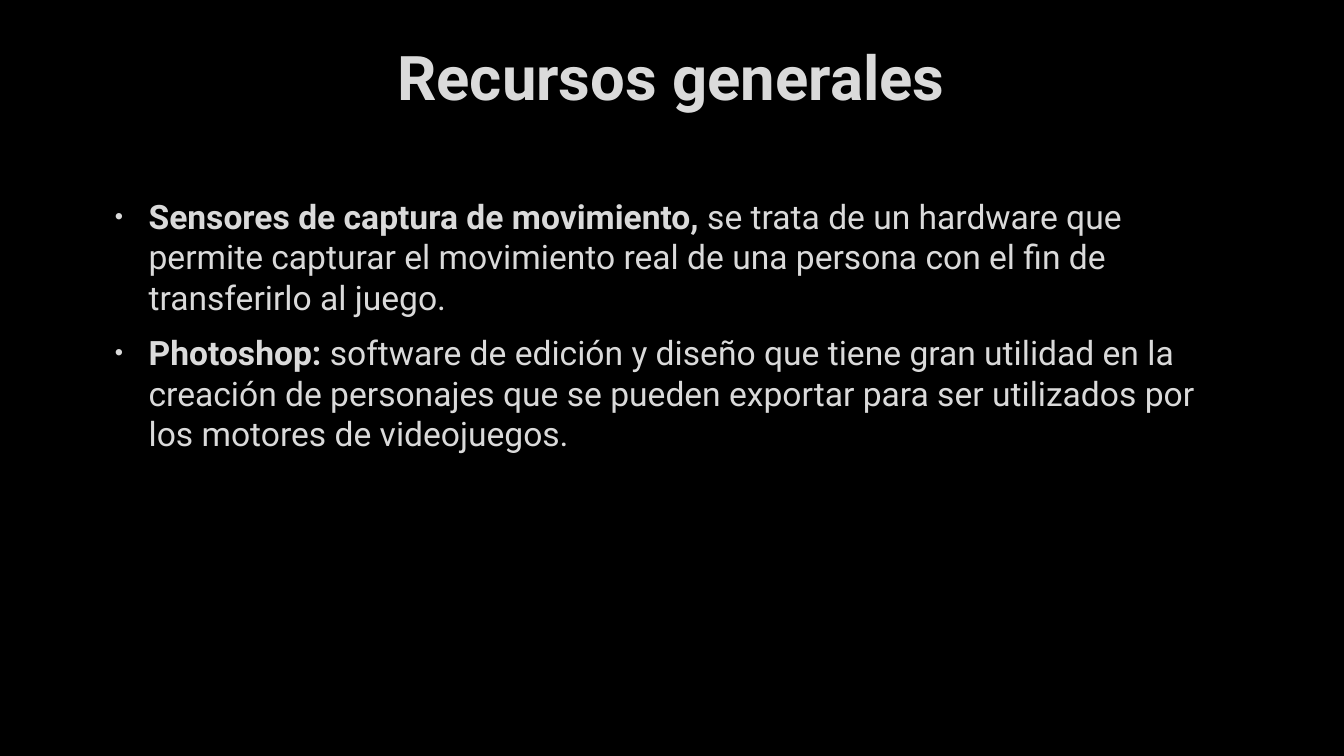
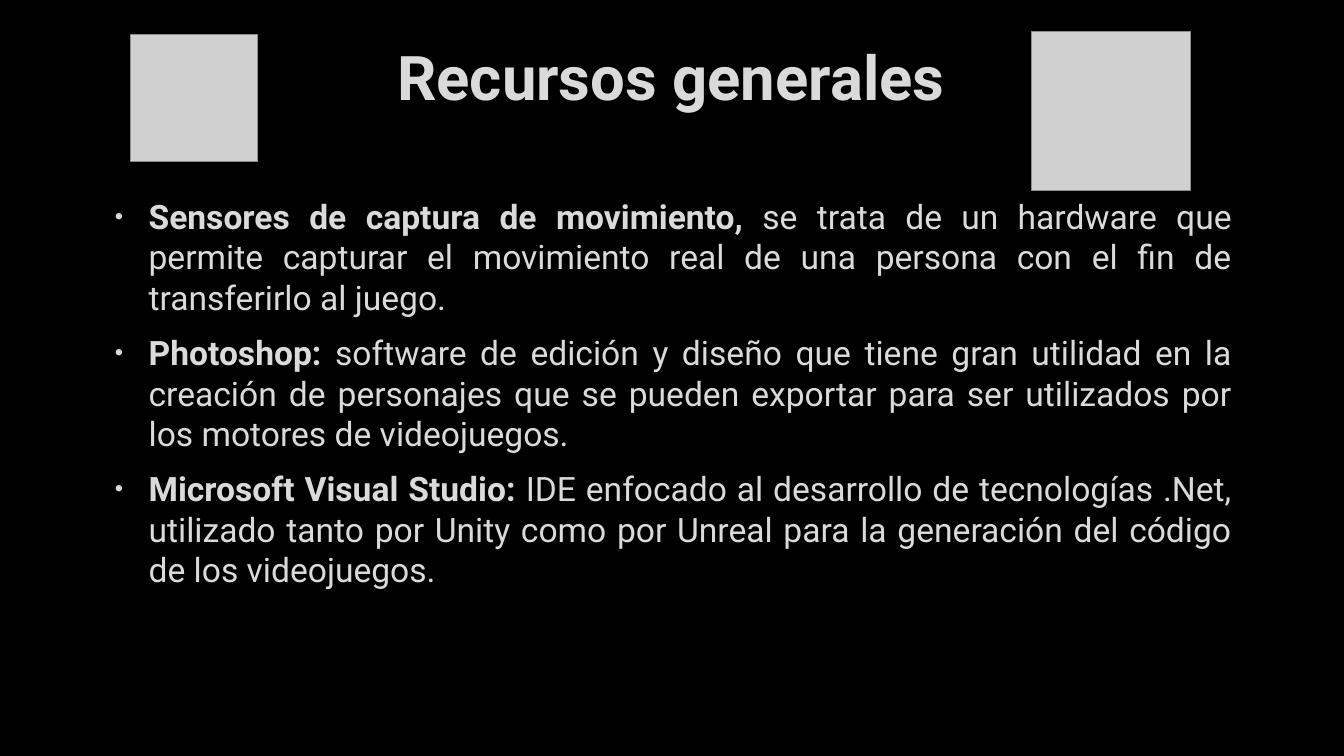
Before and after one commit to laiapc/TG1, a slide deck: slide 14 of Presentación TG1.pptx. Drawn at 1344x756 pixels with LibreOffice and Linux fonts; fonts in the diff are those of the drawing; grey boxes stand for pictures; background and template pictures are left out. Boxes give left, top, right and bottom in pixels: in the first picture for what was removed or moved away, otherwise in the second. Text is boxed around its words. In the diff, an @@ line names an element or a change of style, - is before the commit and + after.

```diff
--- a/Presentación TG1.pptx
+++ b/Presentación TG1.pptx
@@ picture added at bbox=[131, 34, 258, 161] @@
@@ picture added at bbox=[1031, 31, 1191, 191] @@
@@ text at bbox=[149, 203, 1231, 453]: alignment left to justified @@
@@ text at bbox=[149, 475, 1231, 589]: paragraph added @@
+• Microsoft Visual Studio: IDE enfocado al desarrollo de tecnologías .Net, utilizado tanto por Unity como por Unreal para la generación del código de los videojuegos.
```
Also in this commit, not shown: 4 other slides changed, 2 slides added, 2 slides removed, 1 other file.
